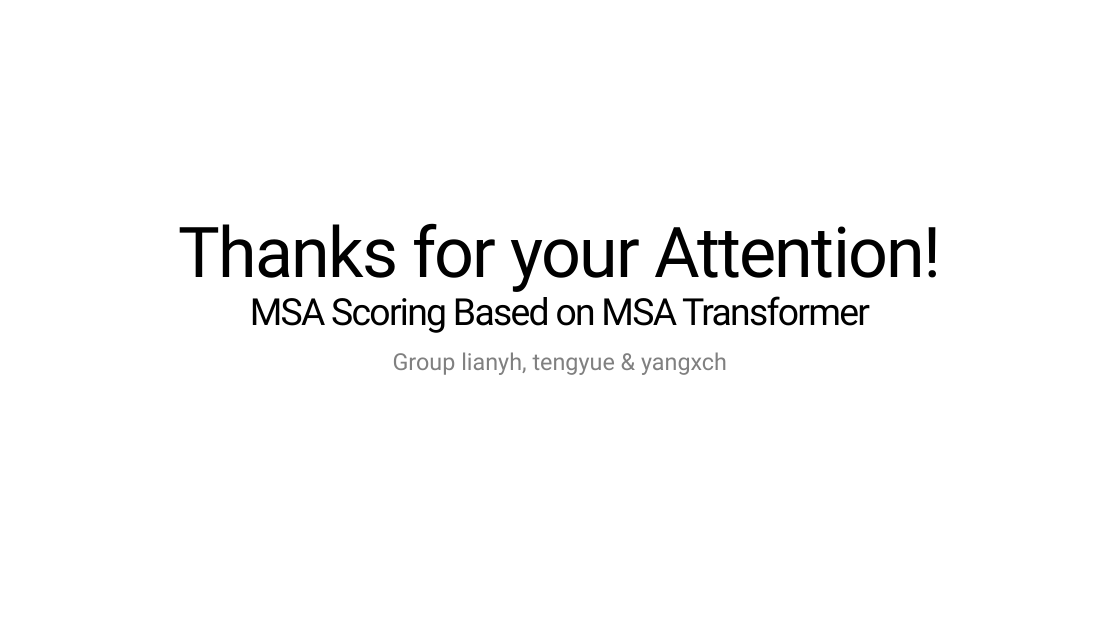
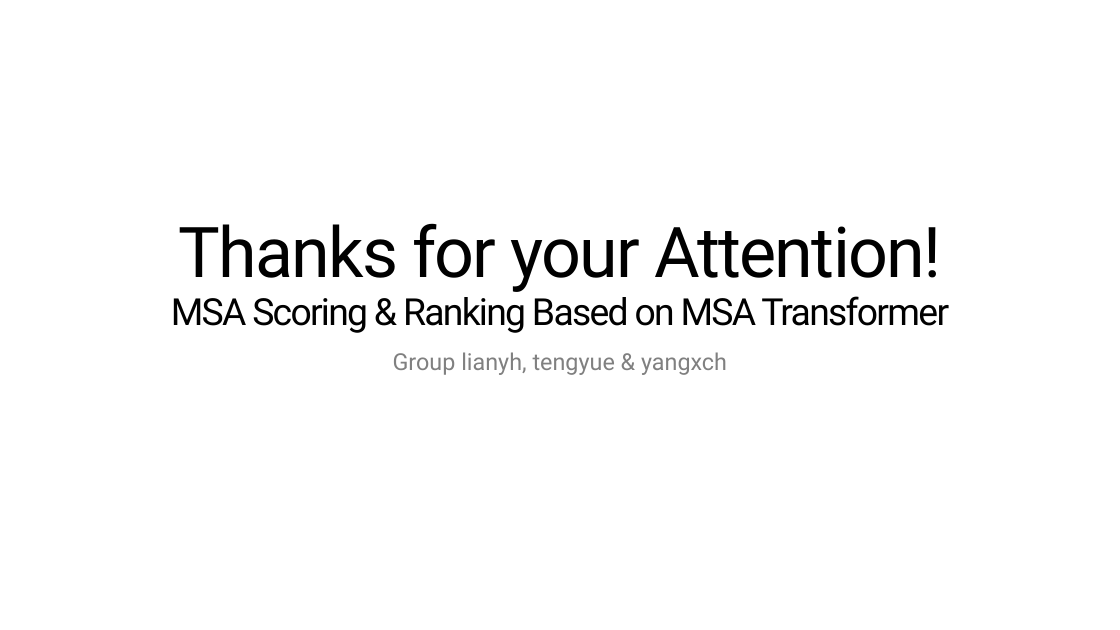
Before and after one commit to NaiL23/ShanghaiTech-CS177H-MSA-Scoring, a slide deck: slide 20 of report/presentation.pptx (slide 15 before the commit). Drawn at 1120x630 pixels with LibreOffice and Linux fonts; fonts in the diff are those of the drawing. Boxes give left, top, right and bottom in pixels: in the first picture for what was removed or moved away, otherwise in the second. Text is boxed around its words. In the diff, an @@ line names an element or a change of style, - is before the commit and + after.

```diff
--- a/report/presentation.pptx
+++ b/report/presentation.pptx
@@ title at (171,223,949,333): text changed @@
-Thanks for your Attention!
-MSA Scoring Based on MSA Transformer
+Thanks for your Attention!
+MSA Scoring & Ranking Based on MSA Transformer
```
Also in this commit, not shown: 8 other slides changed, 6 slides added, 1 slide removed, 4 other files.
